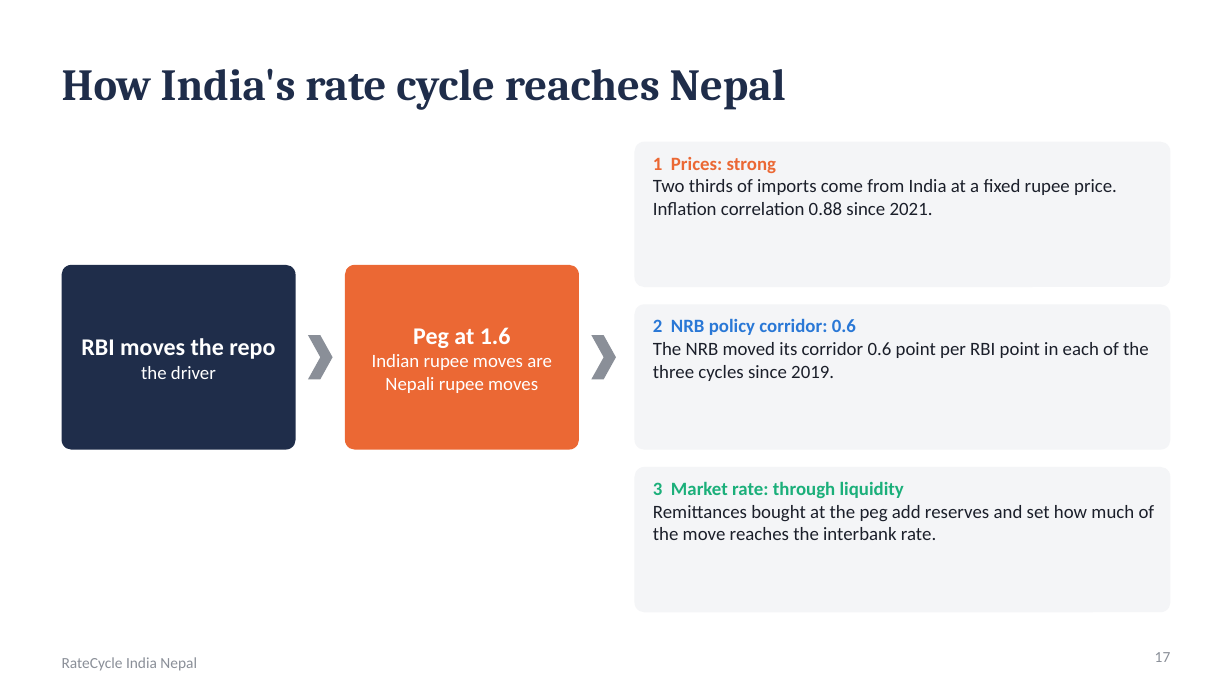
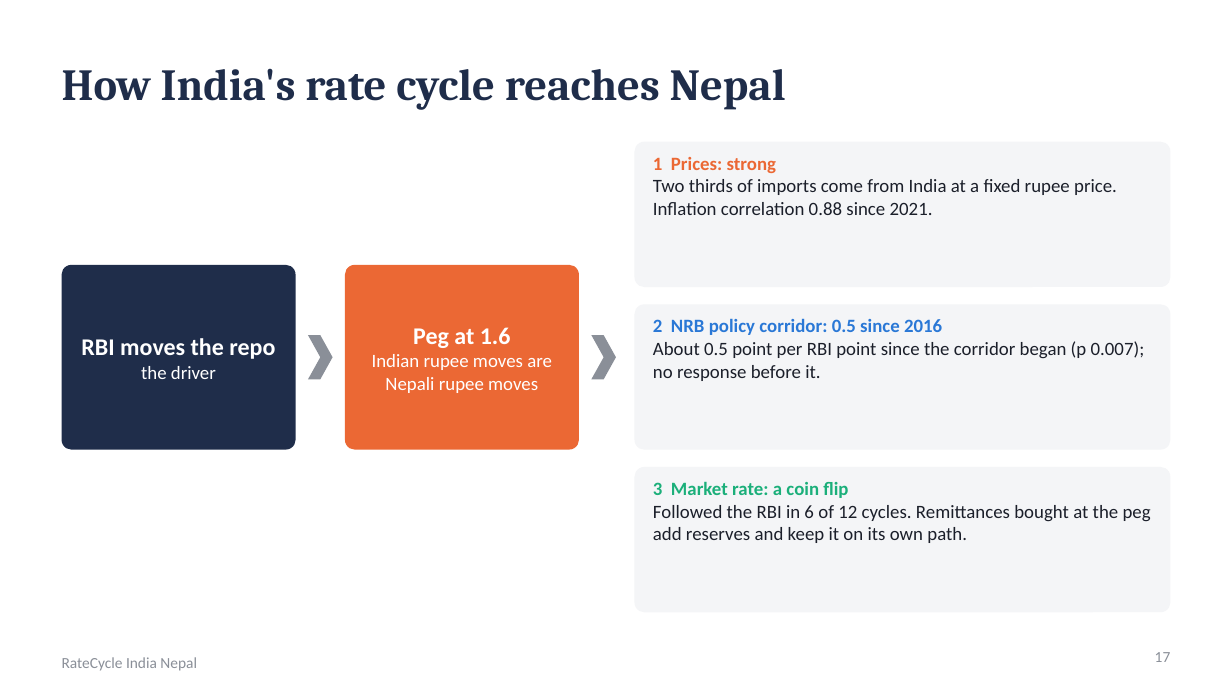
Before and after one commit to sakrit204-byte/interest_rate_cycle_prediction_for_india, a slide deck: slide 17 of reports/presentation/ratecycle_india_nepal.pptx. Drawn at 1232x693 pixels with LibreOffice and Linux fonts; fonts in the diff are those of the drawing. Boxes give left, top, right and bottom in pixels: in the first picture for what was removed or moved away, otherwise in the second. Text is boxed around its words. In the diff, an @@ line names an element or a change of style, - is before the commit and + after.

Commit message:
Policy response test before and during the NRB corridor, coin flip and 0.5 result in deck and dashboard, decisions D055 and D056

```diff
--- a/reports/presentation/ratecycle_india_nepal.pptx
+++ b/reports/presentation/ratecycle_india_nepal.pptx
@@ text at (653, 318, 1145, 381): text changed @@
-2 NRB policy corridor: 0.6
-The NRB moved its corridor 0.6 point per RBI point in each of the three cycles since 2019.
+2 NRB policy corridor: 0.5 since 2016
+About 0.5 point per RBI point since the corridor began (p 0.007); no response before it.
@@ text at (653, 481, 1151, 543): text changed @@
-3 Market rate: through liquidity
-Remittances bought at the peg add reserves and set how much of the move reaches the interbank rate.
+3 Market rate: a coin flip
+Followed the RBI in 6 of 12 cycles. Remittances bought at the peg add reserves and keep it on its own path.
```
Also in this commit, not shown: 6 other slides changed, 1 slide added, 7 other files.
